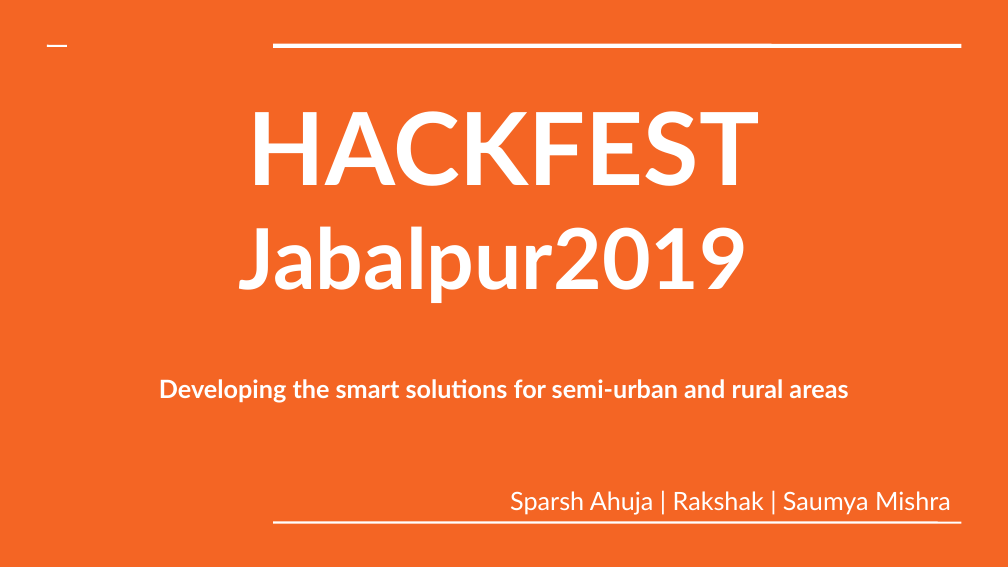
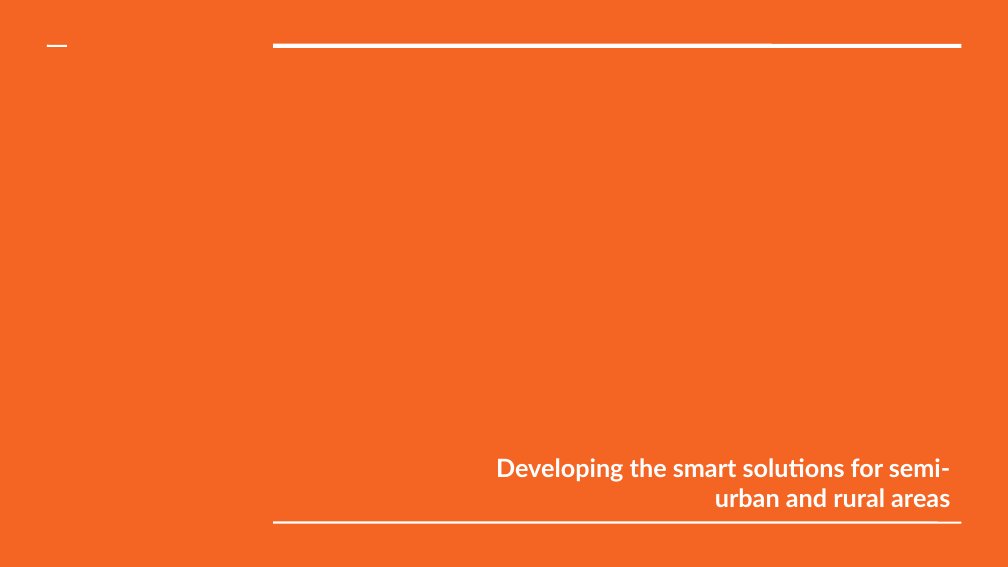
Before and after one commit to Saumya-Mishra9129/hackathon2019, a slide deck: slide 1 of Hackfest.odp. Drawn at 1008x567 pixels with LibreOffice and Linux fonts; fonts in the diff are those of the drawing; background and template pictures are left out. Boxes give left, top, right and bottom in pixels: in the first picture for what was removed or moved away, otherwise in the second. Text is boxed around its words. In the diff, an @@ line names an element or a change of style, - is before the commit and + after.

```diff
--- a/Hackfest.odp
+++ b/Hackfest.odp
@@ title removed at box(239, 111, 760, 303) @@
-HACKFEST
-Jabalpur2019
@@ text "Developing the smart solutions for ...": place and size @@
-text "Developing the smart solutions for ..." at box(159, 379, 848, 402)
+text "Developing the smart solutions for ..." at box(496, 458, 950, 507)
@@ text "Developing the smart solutions for ..." at box(496, 458, 950, 507): alignment centre to right @@
@@ subtitle removed at box(510, 491, 951, 514) @@
-Sparsh Ahuja | Rakshak | Saumya Mishra
```
Also in this commit, not shown: 4 other slides changed, 7 slides added, 17 other files.
